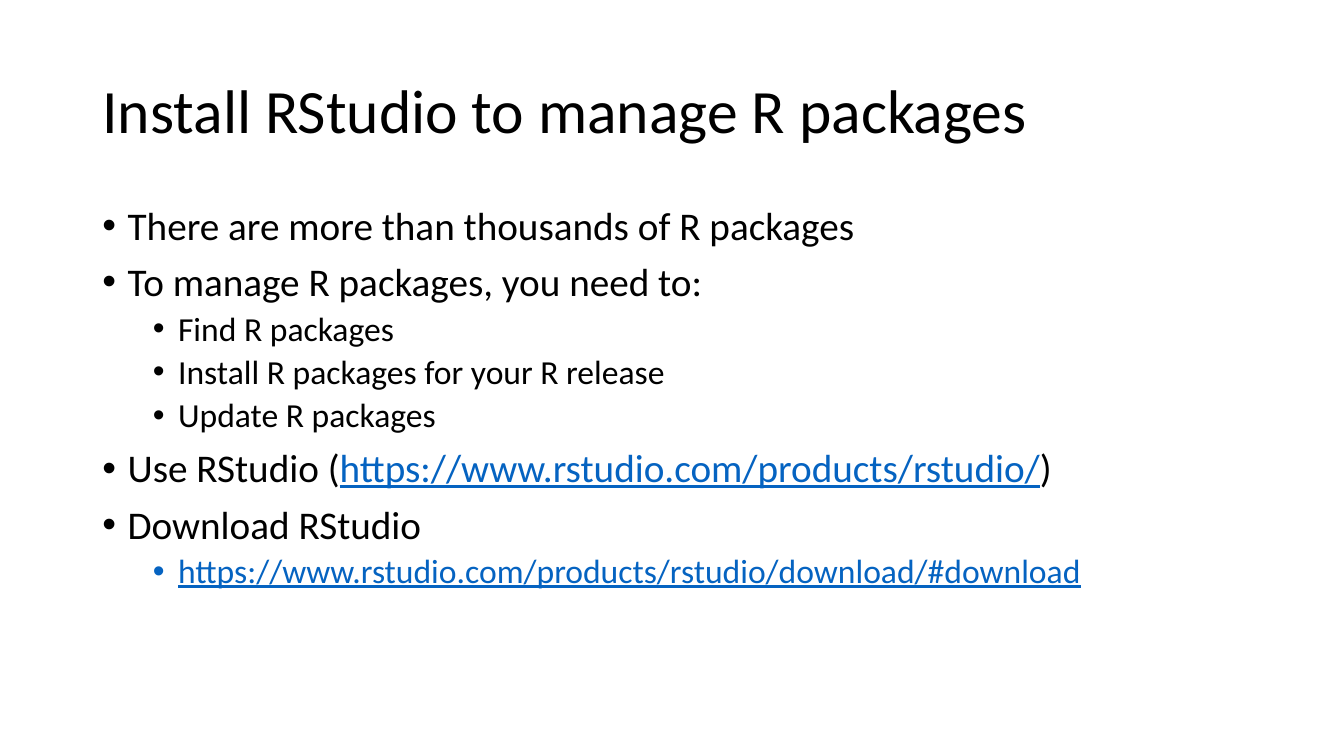
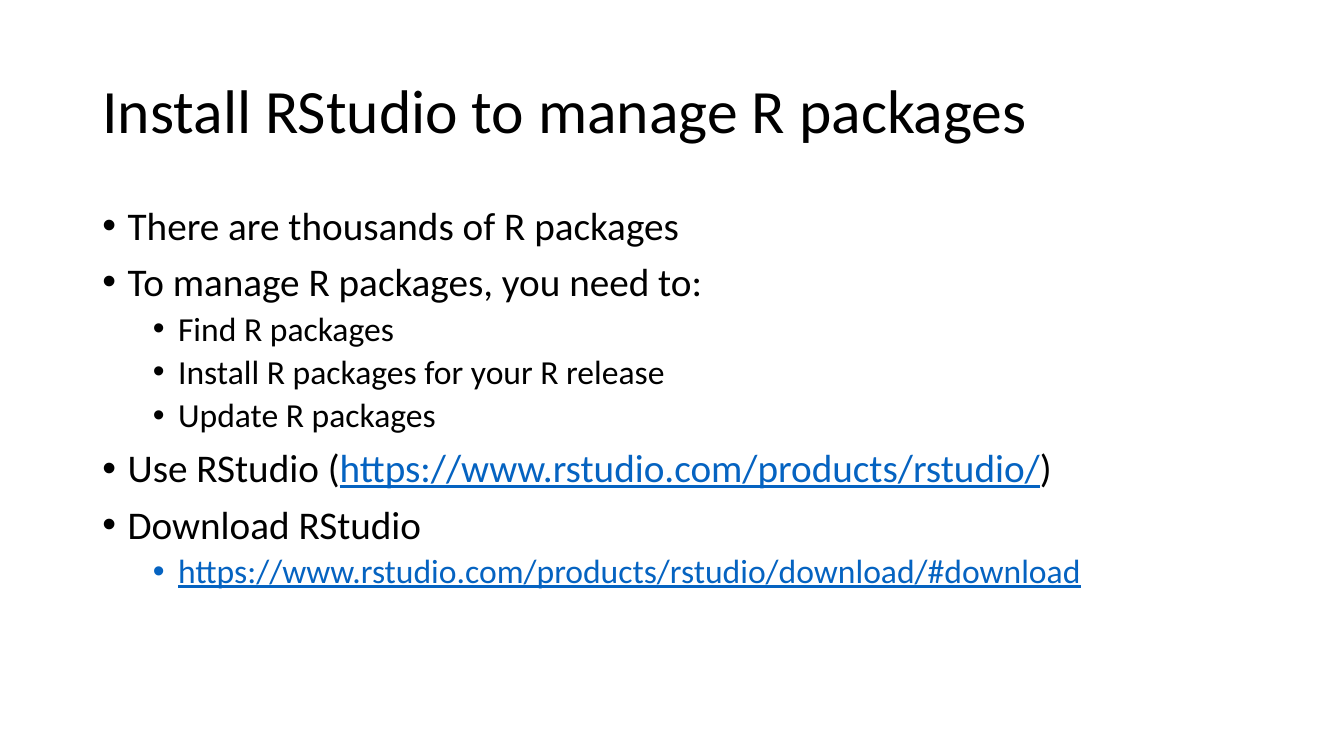
Before and after one commit to pwilmart/R-Jupyter-notebook_setup, a slide deck: slide 12 of R-Jupyter-Notebook_Setup.pptx. Drawn at 1344x756 pixels with LibreOffice and Linux fonts; fonts in the diff are those of the drawing. Boxes give left, top, right and bottom in pixels: in the first picture for what was removed or moved away, otherwise in the second. Text is boxed around its words. In the diff, an @@ line names an element or a change of style, - is before the commit and + after.

Commit message:
some edits to slide 12

```diff
--- a/R-Jupyter-Notebook_Setup.pptx
+++ b/R-Jupyter-Notebook_Setup.pptx
@@ text at [128, 212, 679, 247]: text changed @@
-• There are more than thousands of R packages
+• There are thousands of R packages
```
Also in this commit, not shown: 1 other file.
